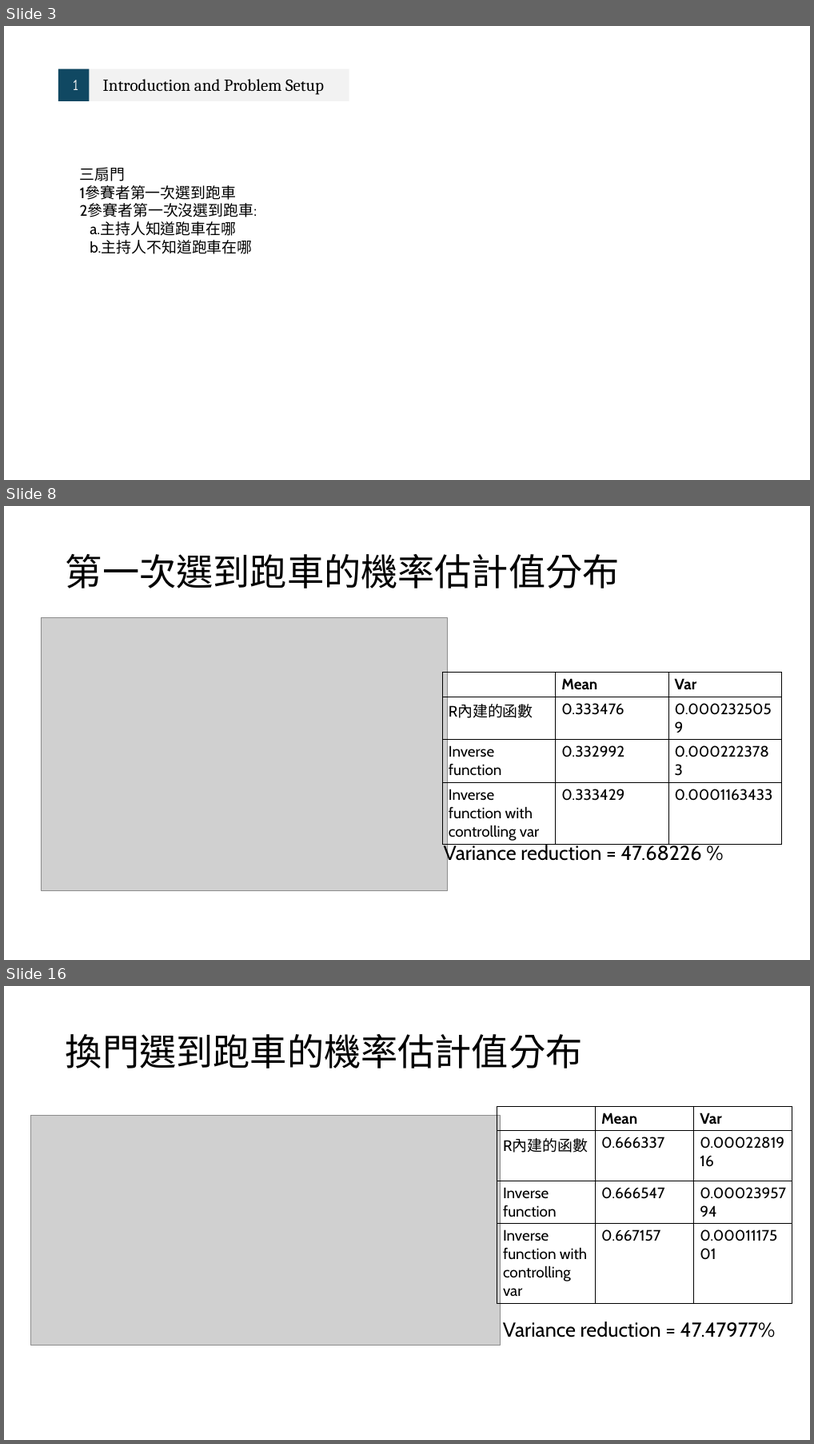
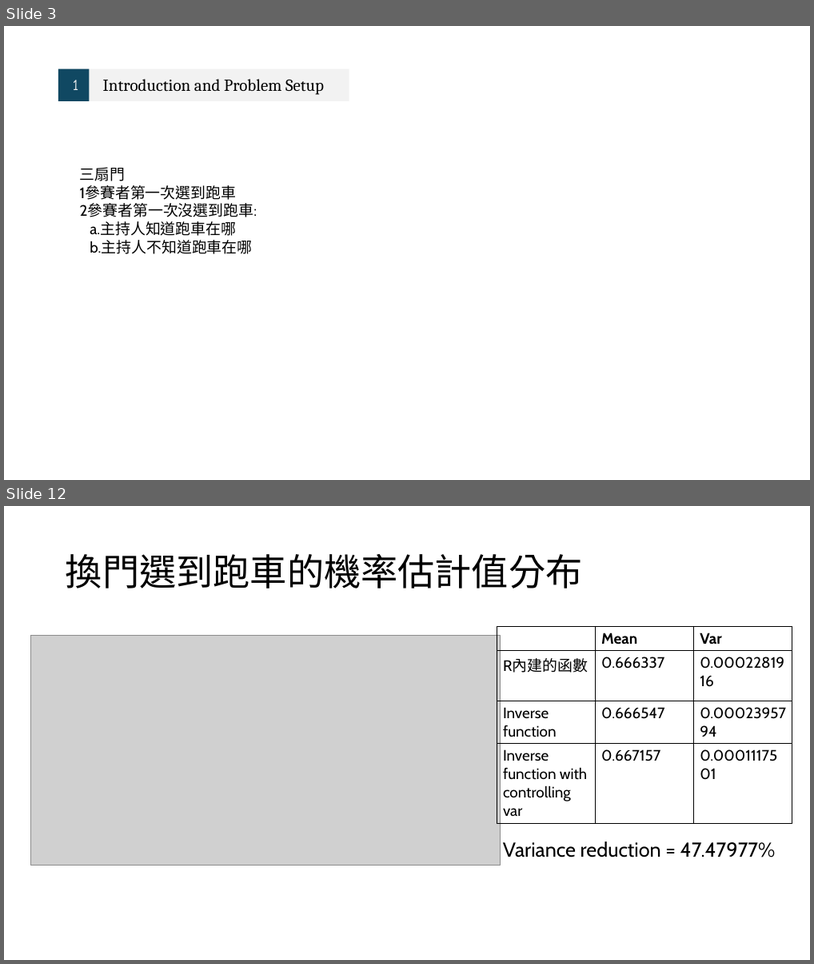
Before and after one commit to Sheena0210/monty-hall-simulation, a slide deck: 統計計算.pptx. Shown one above the other, each under a label of ours: slides 3, 8 and 16 before the commit, slides 3 and 12 after it; the slides between them are not shown. The pictures are 814x1444 and 814x964 pixels, drawn with LibreOffice and Linux fonts; fonts in the diff are those of the drawing; grey boxes stand for pictures. Boxes give left, top, right and bottom in pixels: in the first picture for what was removed or moved away, otherwise in the second. Text is boxed around its words. In the diff, an @@ line names an element or a change of style, - is before the commit and + after.

```diff
--- a/統計計算.pptx
+++ b/統計計算.pptx
@@ slide 8 removed at (4, 506, 810, 960), background #FFFFFF @@
@@ title removed at (66, 554, 620, 588) @@
-第一次選到跑車的機率估計值分布
@@ picture removed at (41, 618, 448, 890) @@
@@ table removed at (442, 672, 782, 844), 4 rows, 3 columns @@
- | Mean | Var
-R內建的函數 | 0.333476 | 0.0002325059
-Inverse function | 0.332992 | 0.0002223783
-Inverse function with controlling var | 0.333429 | 0.0001163433
@@ text removed at (444, 844, 702, 865) @@
-Variance reduction = 47.68226 %
@@ what was slide 16 is now slide 12 @@
```
Also in this commit, not shown: 3 slides changed, 5 slides added, 8 other slides removed.
